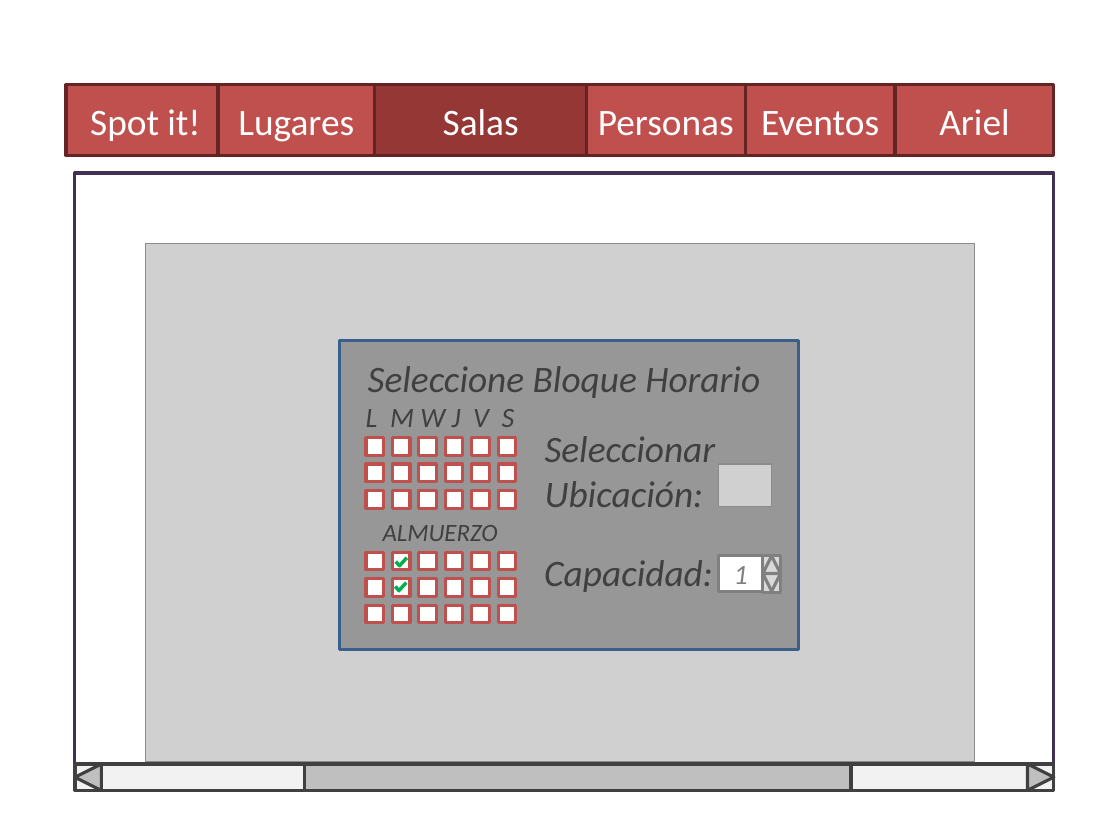
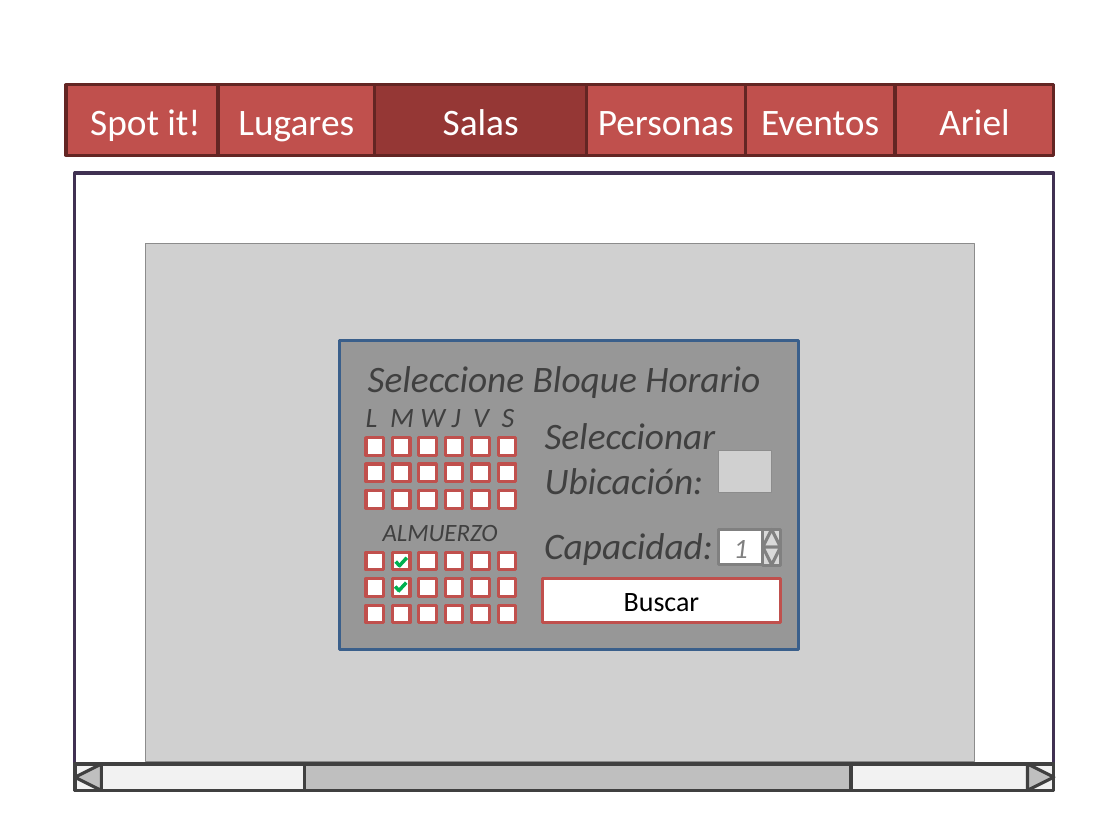
Before and after one commit to Ariel-Perez/Spot-It, a slide deck: slide 7 of Diseño/Spot it - Boceto de Interfaz.pptx. Drawn at 1120x840 pixels with LibreOffice and Linux fonts; fonts in the diff are those of the drawing; grey boxes stand for pictures. Boxes give left, top, right and bottom in pixels: in the first picture for what was removed or moved away, otherwise in the second. Text is boxed around its words. In the diff, an @@ line names an element or a change of style, - is before the commit and + after.

```diff
--- a/Diseño/Spot it - Boceto de Interfaz.pptx
+++ b/Diseño/Spot it - Boceto de Interfaz.pptx
@@ text "Seleccionar Ubicación:": place and size @@
-text "Seleccionar Ubicación:" at bbox=[545, 436, 716, 507]
+text "Seleccionar Ubicación:" at bbox=[545, 423, 716, 494]
@@ picture: place and size @@
-picture at bbox=[719, 464, 772, 506]
+picture at bbox=[719, 450, 772, 493]
@@ text "Capacidad:": place and size @@
-text "Capacidad:" at bbox=[544, 560, 713, 592]
+text "Capacidad:" at bbox=[544, 533, 713, 565]
@@ rectangle "1": place and size @@
-rectangle "1" at bbox=[719, 556, 763, 590]
+rectangle "1" at bbox=[719, 530, 763, 564]
@@ triangle at bbox=[763, 530, 781, 548]: rotation 180 to 0 degrees @@
@@ rectangle: place and size @@
-rectangle at bbox=[763, 575, 781, 592]
+rectangle at bbox=[763, 530, 781, 548]
@@ rectangle: place and size @@
-rectangle at bbox=[763, 556, 781, 573]
+rectangle at bbox=[763, 548, 781, 566]
@@ triangle at bbox=[763, 547, 781, 564]: rotation 0 to 180 degrees @@
@@ rectangle added at bbox=[542, 579, 781, 623], fill #FFFFFF, outline #C0504D 2 pt, 18 pt, text #000000 @@
+Buscar
```
Also in this commit, not shown: 2 other slides changed, 1 slide added, 1 other file.
